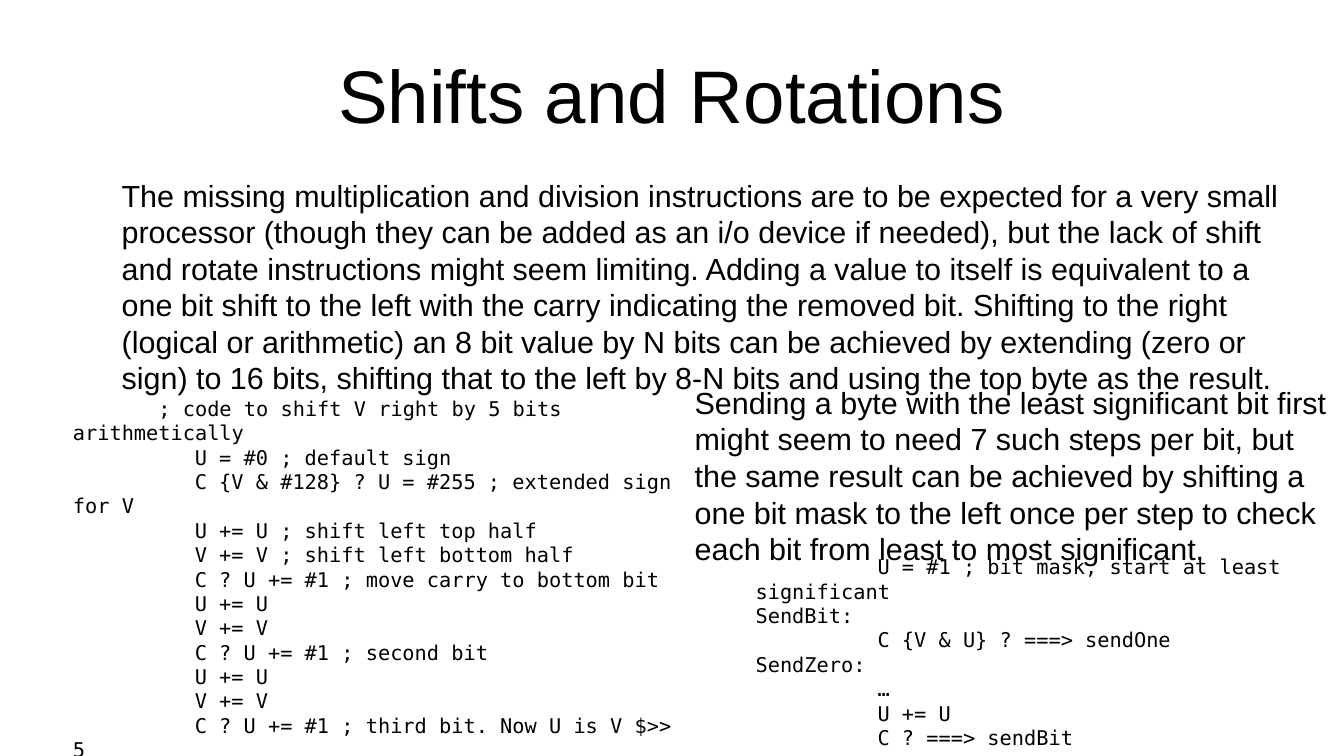
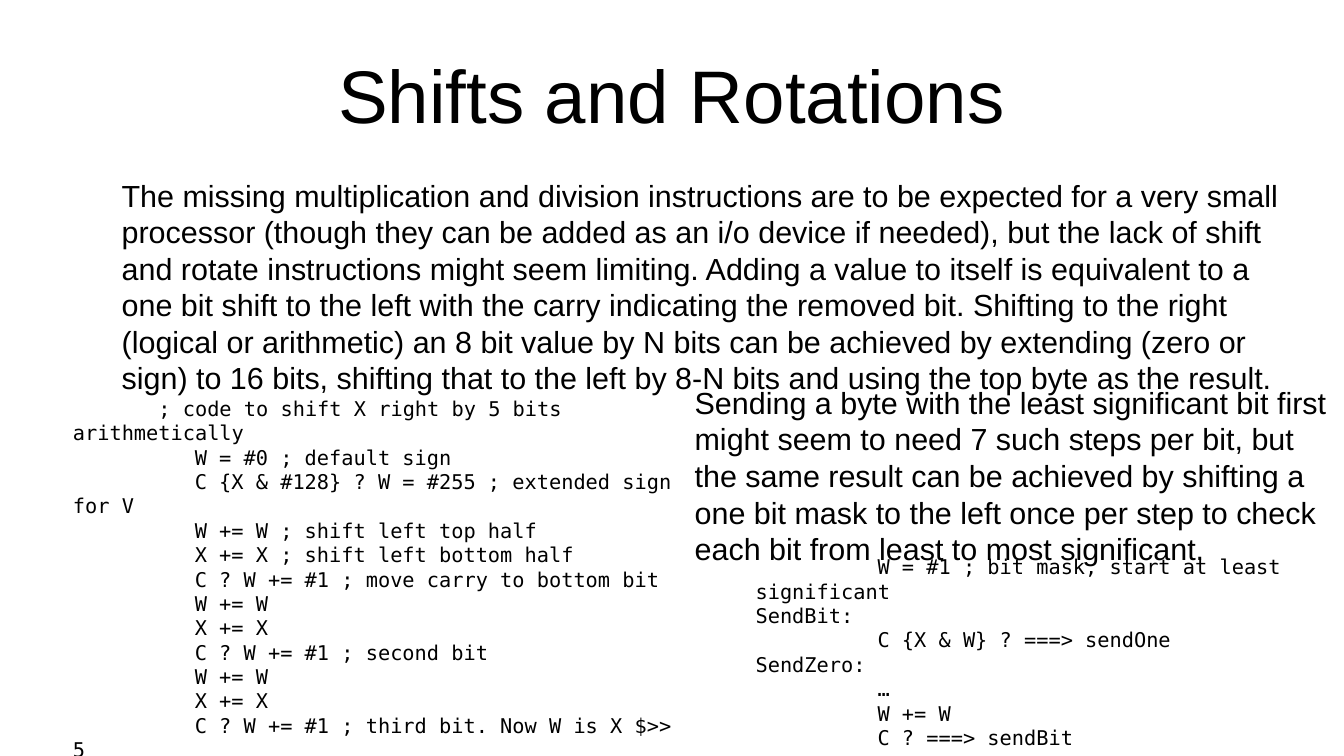
Before and after one commit to jeceljr/baby8, a slide deck: slide 12 of doc/baby8.odp. Drawn at 1344x756 pixels with LibreOffice and Linux fonts; fonts in the diff are those of the drawing. Boxes give left, top, right and bottom in pixels: in the first picture for what was removed or moved away, otherwise in the second. Text is boxed around its words. In the diff, an @@ line names an element or a change of style, - is before the commit and + after.

```diff
--- a/doc/baby8.odp
+++ b/doc/baby8.odp
@@ text at (73,400,671,734): text changed @@
-; code to shift V right by 5 bits arithmetically
-U = #0 ; default sign
-C {V & #128} ? U = #255 ; extended sign for V
-U += U ; shift left top half
-V += V ; shift left bottom half
-C ? U += #1 ; move carry to bottom bit
-U += U
-V += V
-C ? U += #1 ; second bit
-U += U
-V += V
-C ? U += #1 ; third bit. Now U is V $>> 5
+; code to shift X right by 5 bits arithmetically
+W = #0 ; default sign
+C {X & #128} ? W = #255 ; extended sign for V
+W += W ; shift left top half
+X += X ; shift left bottom half
+C ? W += #1 ; move carry to bottom bit
+W += W
+X += X
+C ? W += #1 ; second bit
+W += W
+X += X
+C ? W += #1 ; third bit. Now W is X $>> 5
@@ text at (756,558,1281,604): text changed @@
-U = #1 ; bit mask, start at least significant
+W = #1 ; bit mask, start at least significant
@@ text at (878,631,1171,651): text changed @@
-C {V & U} ? ===> sendOne
+C {X & W} ? ===> sendOne
@@ text at (878,706,951,721): text changed @@
-U += U
+W += W
```
Also in this commit, not shown: 6 other slides changed, 1 other file.
